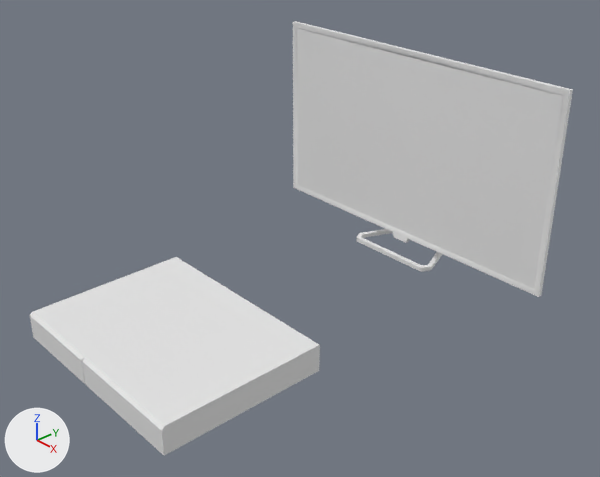
One commit to the Blender file blender/TVs.blend: the scene before it, then after it.
Rendered twice from a 50 mm camera at (1.0, -0.615, 0.809) aimed at (0.041, 0.251, 0.151). Arrows for +X, +Y and +Z are at lower left; the lights stay in place. Materials are left out; every surface is plain grey.

Objects in the first picture: 'Discplayer', 'TV_Base', 'TV_Screen'.
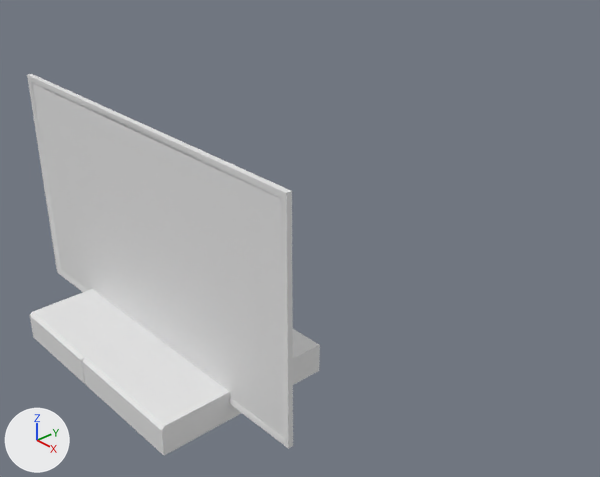
Location of each change, [x1, y1, x2, y2] in pixels of the pictures (600 x 477 px):
'TV_Screen', moved: before [293, 21, 573, 297]; after [27, 74, 293, 449]
'TV_Base', moved (not visible afterwards): before [357, 229, 443, 271]

The change in detail:
Object 'TV_Base' (ob_tv_base) moves from (0.0, 0.6, 0.0) to (0.0, 0.0, 0.0).
